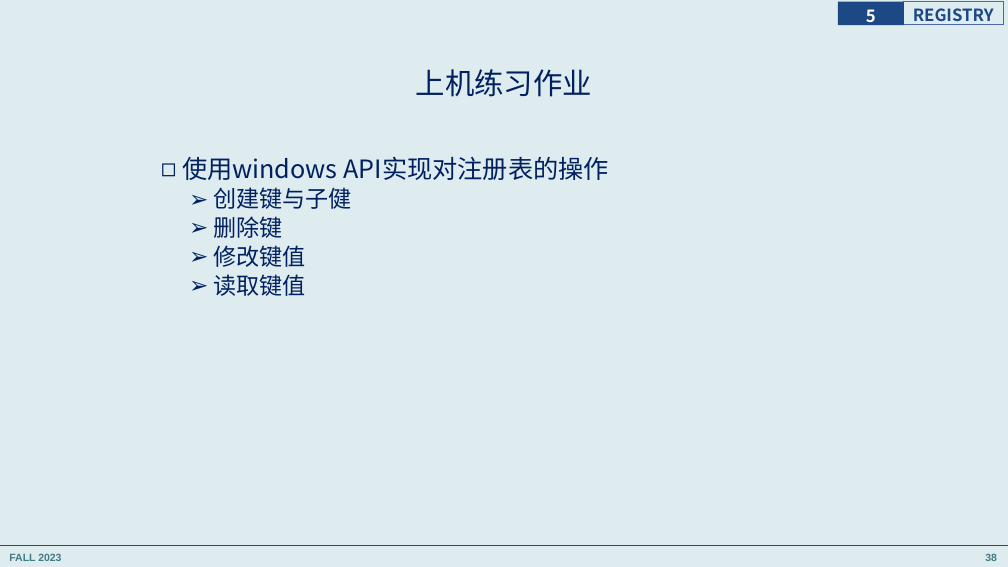
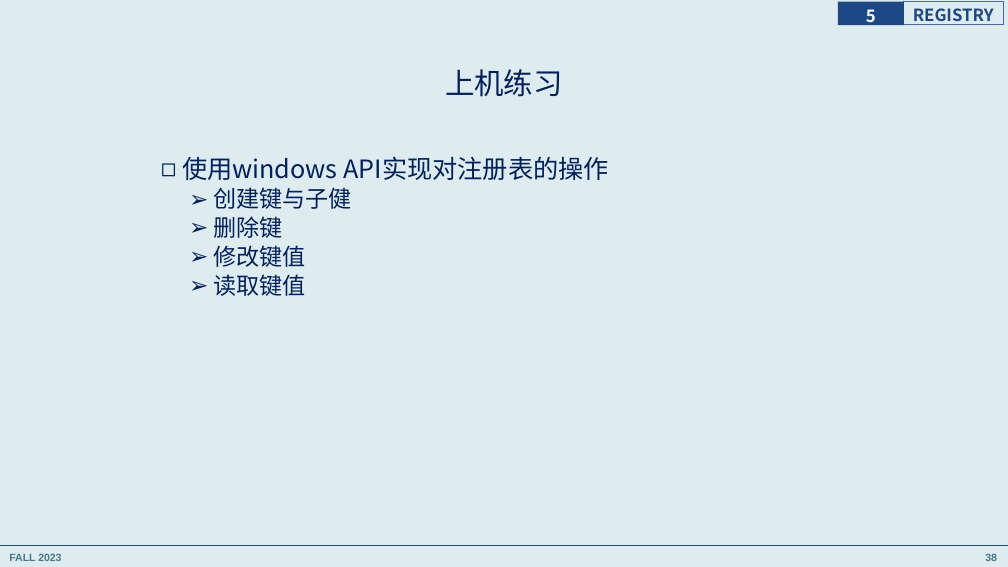
Before and after one commit to principleWindows/win-principle-2023, a slide deck: slide 38 of slides/instruction/principleWindows_5.pptx. Drawn at 1008x567 pixels with LibreOffice and Linux fonts; fonts in the diff are those of the drawing. Boxes give left, top, right and bottom in pixels: in the first picture for what was removed or moved away, otherwise in the second. Text is boxed around its words. In the diff, an @@ line names an element or a change of style, - is before the commit and + after.

```diff
--- a/slides/instruction/principleWindows_5.pptx
+++ b/slides/instruction/principleWindows_5.pptx
@@ title at [445,69,562,97]: text changed @@
-上机练习作业
+上机练习
```
Also in this commit, not shown: 3 other slides changed, 8 other files.
